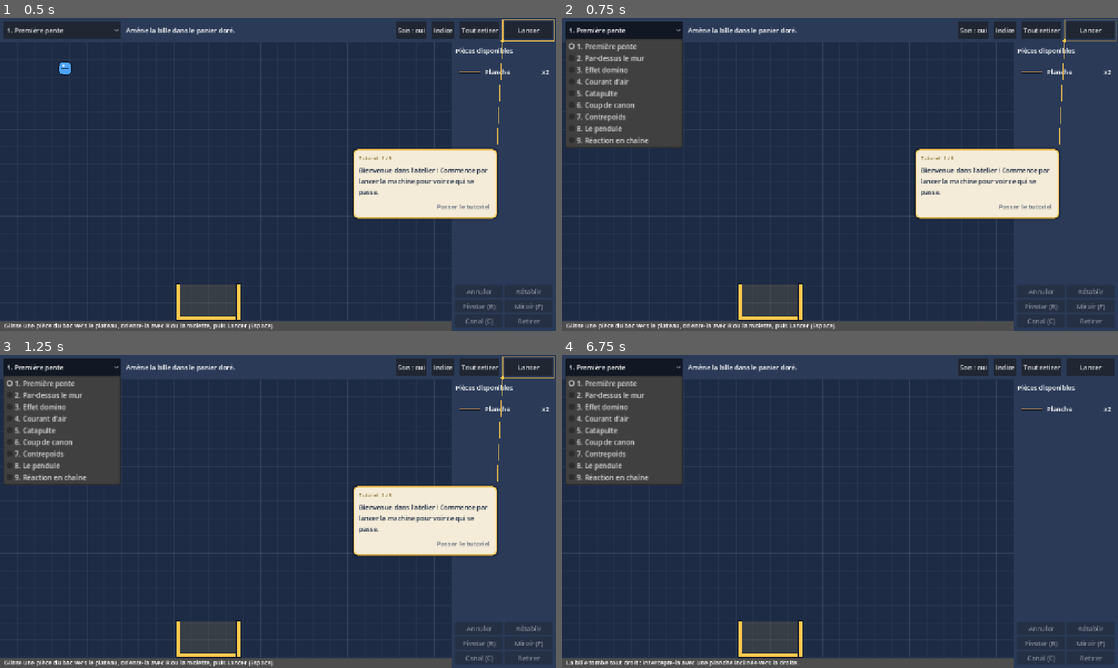
Above: before the commit, frames 1-4 (two rows, left to right).
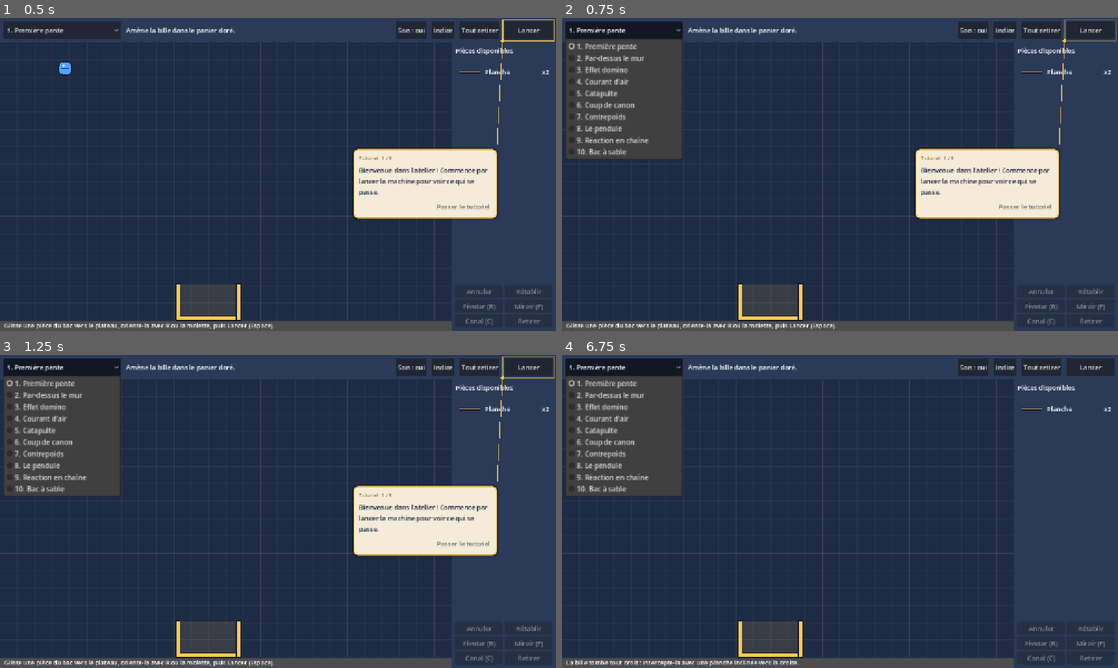
Above: after the commit, the same moments.

Repository: HackTechDev/bricabrac
Game: Godot game, scene res://scenes/main.tscn
Same seed, same stepped clock (60 frames per second), same inputs: the game is played once before the commit and once after it.
Inputs:
- Up to frame 1 (0.5 s): no input
- Up to frame 2 (0.75 s): click "1. Première pente" at 0.5 s
- Up to frame 3 (1.25 s): no input
- Up to frame 4 (6.75 s): click "Son : oui" at 1.25 s; click "Son : non" at 2 s; click "Indice" at 2.75 s; click "Tout retirer" at 3.5 s; click "Lancer" at 4.25 s; click "Arrêter" at 5 s; click "Passer le tutoriel" at 5.75 s; click "1. Première pente" at 6.5 s

Frame 1 is identical in both runs. In frame 2, 0.8% of the frame differs, in the area x 0-22%, y 41-46%; in frame 3, 0.8%; in frame 4, 0.8%.

Commit message:
Mode bac à sable avec toutes les pièces, gravité et vent réglables
Co-Authored-By: Claude Opus 5.5 <noreply@anthropic.com>

Diff:
--- a/scripts/bin_item.gd
+++ b/scripts/bin_item.gd
@@ -30,7 +30,7 @@
 
 
 func update_count(count: int, editable: bool) -> void:
-	_count_label.text = "x%d" % count
+	_count_label.text = "∞" if count >= LevelData.UNLIMITED / 2 else "x%d" % count
 	_available = count > 0 and editable
 	modulate.a = 1.0 if _available else 0.4
 
--- a/scripts/board.gd
+++ b/scripts/board.gd
@@ -49,12 +49,25 @@
 			fixed[i]["id"] = "f%d" % i
 	placed.clear()
 	_next_id = 1
+	_apply_physics()
+	_rebuild(false)
+	inventory_changed.emit()
+
+
+## Change la gravité et le vent du niveau courant (bac à sable), hors simulation.
+func set_physics(gravity: float, p_wind: Vector2) -> void:
+	if running:
+		return
+	level["gravity"] = gravity
+	level["wind"] = p_wind
+	_apply_physics()
+
+
+func _apply_physics() -> void:
 	PhysicsServer2D.area_set_param(get_world_2d().space, PhysicsServer2D.AREA_PARAM_GRAVITY,
 			ProjectSettings.get_setting("physics/2d/default_gravity") * gravity_factor())
 	set_process(wind() != Vector2.ZERO)
 	queue_redraw()
-	_rebuild(false)
-	inventory_changed.emit()
 
 
 ## Physique propre au niveau : gravité relative (1 : normale) et vent permanent.
--- a/scripts/level_data.gd
+++ b/scripts/level_data.gd
@@ -12,6 +12,27 @@
 	var e := {"kind": kind, "pos": Vector2(x, y)}
 	e.merge(extra)
 	return e
+
+
+## Nombre de pièces du bac à sable : le bac affiche « ∞ ».
+const UNLIMITED := 99
+
+
+## Bac à sable : toutes les pièces, aucun objectif ; la gravité et le vent se règlent en haut.
+static func sandbox() -> Dictionary:
+	var inventory := {}
+	for kind: String in Catalog.INFO:
+		inventory[kind] = UNLIMITED
+	return {
+		"id": "bac_a_sable",
+		"name": "Bac à sable",
+		"sandbox": true,
+		"goal_text": "Construis librement, sans objectif.",
+		"intro": "Toutes les pièces sont là, en quantité illimitée. Règle la gravité et le vent en haut.",
+		"hint": "Pas d'objectif ici : essaie une pièce, lance, observe. Tes machines sont gardées.",
+		"fixed": [],
+		"inventory": inventory,
+	}
 
 
 static func all() -> Array:
--- a/scripts/main.gd
+++ b/scripts/main.gd
@@ -8,7 +8,11 @@
 	"plank", "domino", "spring", "seesaw", "conveyor", "fan", "plate", "switch", "timer", "trapdoor", "door", "scissors", "magnet", "motor", "gear", "portal", "water",
 	"cannon",
 	"pulley", "rope", "ball", "ball_bouncy", "ball_heavy", "crate", "balloon", "spikes",
+	"lamp", "basket",
 ]
+## Réglages proposés dans le bac à sable.
+const SANDBOX_GRAVITY: Array[float] = [1.0, 0.4, 0.1, 1.8]
+const SANDBOX_WIND: Array[Vector2] = [Vector2.ZERO, Vector2(150, 0), Vector2(-150, 0), Vector2(0, -150)]
 
 var save_path := "user://progress.cfg"
 var board: Board
@@ -46,6 +50,8 @@
 var _ctx_buttons := {}
 var _win_overlay: Control
 var _win_bonus: Label
+var _gravity_button: Button
+var _wind_button: Button
 var _win_next: Button
 var _rope_preview: Line2D
 var _sound_button: Button
@@ -58,6 +64,7 @@
 
 func _ready() -> void:
 	levels = LevelData.all()
+	levels.append(LevelData.sandbox())
 	_load_progress()
 	mouse_filter = Control.MOUSE_FILTER_IGNORE
 	set_anchors_preset(Control.PRESET_FULL_RECT)
@@ -90,6 +97,8 @@
 
 ## Rappel des conditions inhabituelles du niveau, à la suite de l'objectif.
 static func _physics_note(level: Dictionary) -> String:
+	if level.get("sandbox", false):
+		return ""  # Les boutons du bac à sable affichent déjà ces réglages.
 	var notes: PackedStringArray = []
 	var g: float = level.get("gravity", 1.0)
 	if g < 1.0:
@@ -98,9 +107,12 @@
 		notes.append("gravité forte (×%s)" % String.num(g, 2).replace(".", ","))
 	var w: Vector2 = level.get("wind", Vector2.ZERO)
 	if w != Vector2.ZERO:
-		var arrows := ["→", "↘", "↓", "↙", "←", "↖", "↑", "↗"]
-		notes.append("vent %s" % arrows[wrapi(roundi(w.angle() / (PI / 4.0)), 0, 8)])
+		notes.append("vent " + _wind_arrow(w))
 	return "" if notes.is_empty() else "  —  " + ", ".join(notes)
+
+
+static func _wind_arrow(w: Vector2) -> String:
+	return ["→", "↘", "↓", "↙", "←", "↖", "↑", "↗"][wrapi(roundi(w.angle() / (PI / 4.0)), 0, 8)]
 
 
 func load_level(index: int) -> void:
@@ -572,6 +584,15 @@
 	_goal_label.autowrap_mode = TextServer.AUTOWRAP_WORD_SMART
 	_goal_label.vertical_alignment = VERTICAL_ALIGNMENT_CENTER
 	row.add_child(_goal_label)
+
+	_gravity_button = Button.new()
+	_gravity_button.focus_mode = Control.FOCUS_NONE
+	_gravity_button.pressed.connect(func() -> void: _cycle_sandbox_physics(1, 0))
+	row.add_child(_gravity_button)
+	_wind_button = Button.new()
+	_wind_button.focus_mode = Control.FOCUS_NONE
+	_wind_button.pressed.connect(func() -> void: _cycle_sandbox_physics(0, 1))
+	row.add_child(_wind_button)
 
 	_sound_button = Button.new()
 	_sound_button.focus_mode = Control.FOCUS_NONE
@@ -740,9 +761,31 @@
 	_ctx_buttons.redo.disabled = board.running or history == null or not history.can_redo()
 
 
+## Fait défiler la gravité (dg) ou le vent (dw) parmi les réglages du bac à sable.
+func _cycle_sandbox_physics(dg: int, dw: int) -> void:
+	if board.running or not is_sandbox():
+		return
+	var g := SANDBOX_GRAVITY[(SANDBOX_GRAVITY.find(board.gravity_factor()) + dg) % SANDBOX_GRAVITY.size()]
+	var w := SANDBOX_WIND[(SANDBOX_WIND.find(board.wind()) + dw) % SANDBOX_WIND.size()]
+	board.set_physics(g, w)
+	_refresh_controls()
+
+
+func is_sandbox() -> bool:
+	return levels[current].get("sandbox", false)
+
+
 func _refresh_controls() -> void:
 	_run_button.text = "Arrêter" if board.running else "Lancer"
 	_clear_button.disabled = board.running
+	_gravity_button.visible = is_sandbox()
+	_wind_button.visible = is_sandbox()
+	_gravity_button.disabled = board.running
+	_wind_button.disabled = board.running
+	var g := board.gravity_factor()
+	_gravity_button.text = "Gravité : " + ("normale" if g == 1.0 else "×" + String.num(g, 1).replace(".", ","))
+	var w := board.wind()
+	_wind_button.text = "Vent : " + ("aucun" if w == Vector2.ZERO else _wind_arrow(w))
 	_sound_button.text = "Son : non" if muted else "Son : oui"
 	AudioServer.set_bus_mute(0, muted)
 
@@ -786,8 +829,9 @@
 	_save_progress()
 	_refresh_level_picker()
 	board.sfx.play("win")
-	var last := current == levels.size() - 1
-	_win_next.text = "Rejouer le premier niveau" if last else "Niveau suivant"
+	var next: Dictionary = levels[(current + 1) % levels.size()]
+	_win_next.text = "Ouvrir le bac à sable" if next.get("sandbox", false) \
+			else "Rejouer le premier niveau" if current == levels.size() - 1 else "Niveau suivant"
 	_win_overlay.show()
 
 
@@ -882,7 +926,7 @@
 
 func _first_unsolved() -> int:
 	for i in levels.size():
-		if not completed.has(levels[i].id):
+		if not completed.has(levels[i].id) and not levels[i].get("sandbox", false):
 			return i
 	return 0
 
--- a/tests/capture.gd
+++ b/tests/capture.gd
@@ -20,7 +20,7 @@
 		await process_frame  # Le tutoriel démarre une image après le chargement.
 		if main.tutorial.is_active():
 			await _shot("%s/l%d_tuto.png" % [dir, i + 1])
-		board.apply_layout(main.levels[i].solution)
+		board.apply_layout(main.levels[i].get("solution", []))
 		await _shot("%s/l%d_edit.png" % [dir, i + 1])
 		main.toggle_run()
 		var delay := create_timer(1.6)
--- a/tests/test_ui.gd
+++ b/tests/test_ui.gd
@@ -81,6 +81,7 @@
 	await _test_persistence()
 	await _test_undo_cascade()
 	await _test_stale_save()
+	await _test_sandbox()
 
 	_finish("INTERFACE OK")
 
@@ -399,3 +400,32 @@
 	_check("touche M : son coupé", main.muted != was_muted and AudioServer.is_bus_mute(0) == main.muted)
 	await _click(main._sound_button.get_global_rect().get_center(), MOUSE_BUTTON_LEFT)
 	_check("bouton Son : rétabli", main.muted == was_muted)
+
+
+## Bac à sable : dernier de la liste, toutes les pièces sans limite, réglages de gravité et de vent,
+## jamais proposé comme « premier niveau à finir ».
+func _test_sandbox() -> void:
+	var board: Board = main.board
+	var index: int = main.levels.size() - 1
+	main.load_level(index)
+	await _steps(2)
+	_check("bac à sable : dernier de la liste", main.is_sandbox())
+	_check("bac à sable : toutes les pièces", main._items.size() == Catalog.INFO.size())
+	_check("bac à sable : quantité illimitée affichée", main._items[0]._count_label.text == "∞")
+	_check("bac à sable : boutons de physique visibles", main._gravity_button.visible and main._wind_button.visible)
+	await _click(main._gravity_button.get_global_rect().get_center(), MOUSE_BUTTON_LEFT)
+	_check("bac à sable : gravité réduite", board.gravity_factor() < 1.0
+			and main._gravity_button.text == "Gravité : ×0,4")
+	await _click(main._wind_button.get_global_rect().get_center(), MOUSE_BUTTON_LEFT)
+	_check("bac à sable : vent", board.wind() != Vector2.ZERO and main._wind_button.text == "Vent : →")
+	board.place("ball", Vector2(300, 100))
+	await _key(KEY_SPACE)
+	await _steps(60)
+	_check("bac à sable : la bille dérive au vent", board.to_local(board.parts[0].main_body.global_position).x > 301.0)
+	_check("bac à sable : réglages bloqués pendant la simulation", main._gravity_button.disabled)
+	await _key(KEY_SPACE)
+	main.load_level(0)
+	await _steps(2)
+	_check("hors bac à sable : boutons masqués et gravité normale",
+			not main._gravity_button.visible and board.gravity_factor() == 1.0)
+	_check("le bac à sable n'est pas un niveau à finir", main._first_unsolved() != index)
Not shown, changed: IMPROVEMENTS.md
Not shown, changed: TUTORIAL.md
